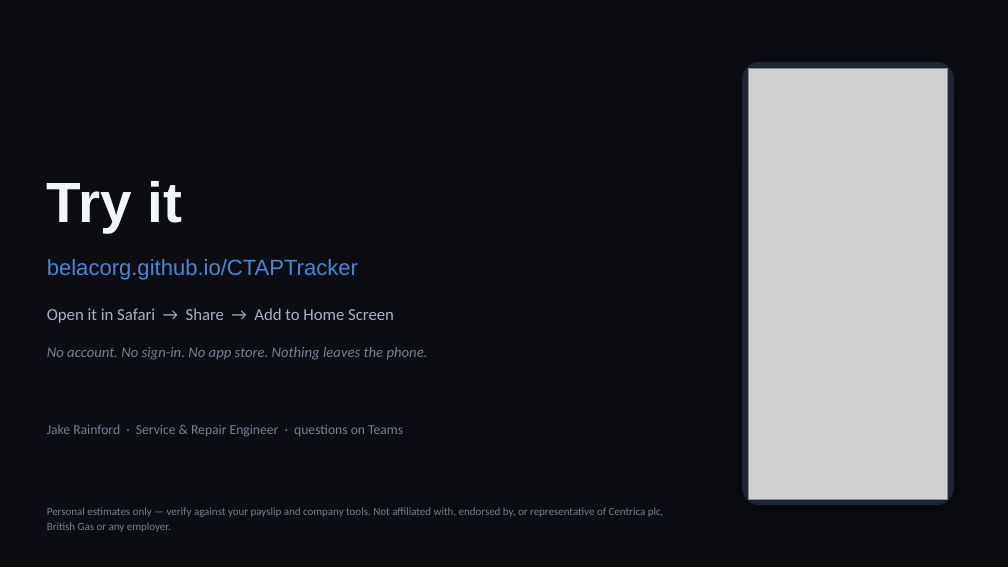
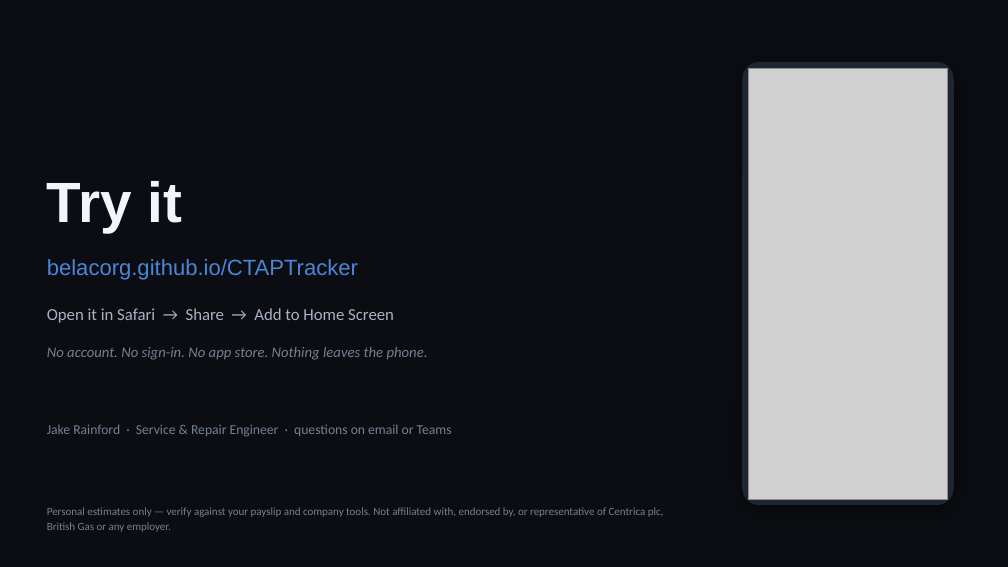
Before and after one commit to belacorg/CTAPTracker, a slide deck: slide 11 of docs/presentation/CTAP-Tracker.pptx (slide 10 before the commit). Drawn at 1008x567 pixels with LibreOffice and Linux fonts; fonts in the diff are those of the drawing; grey boxes stand for pictures. Boxes give left, top, right and bottom in pixels: in the first picture for what was removed or moved away, otherwise in the second. Text is boxed around its words. In the diff, an @@ line names an element or a change of style, - is before the commit and + after.

```diff
--- a/docs/presentation/CTAP-Tracker.pptx
+++ b/docs/presentation/CTAP-Tracker.pptx
@@ text at <box>47,424,452,436</box>: text changed @@
-Jake Rainford · Service & Repair Engineer · questions on Teams
+Jake Rainford · Service & Repair Engineer · questions on email or Teams
```
Also in this commit, not shown: 1 other slide changed, 1 slide added.
